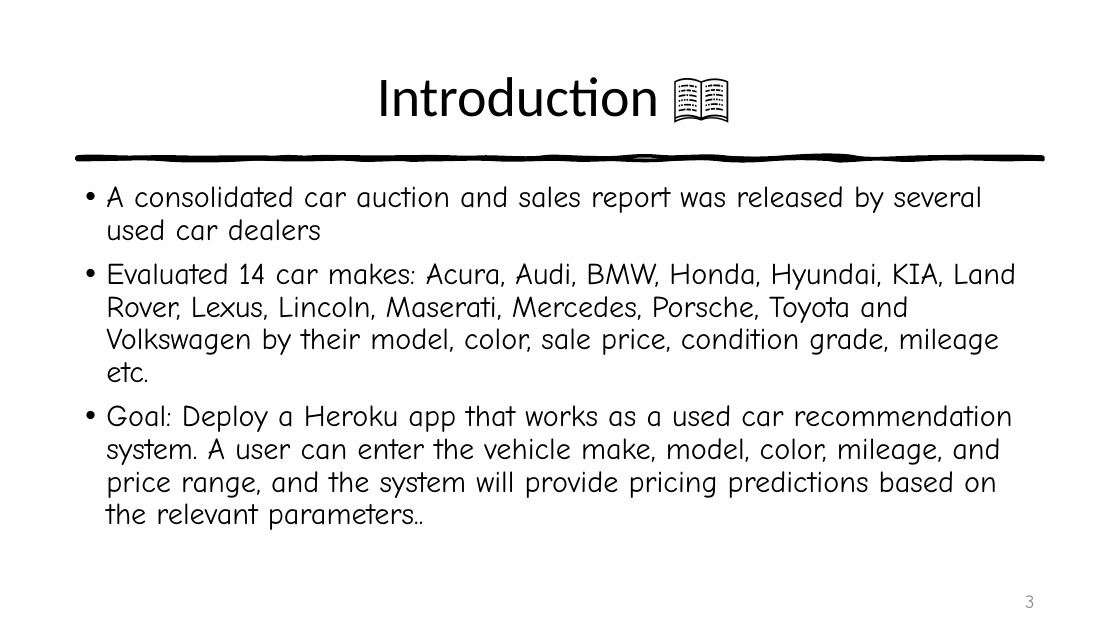
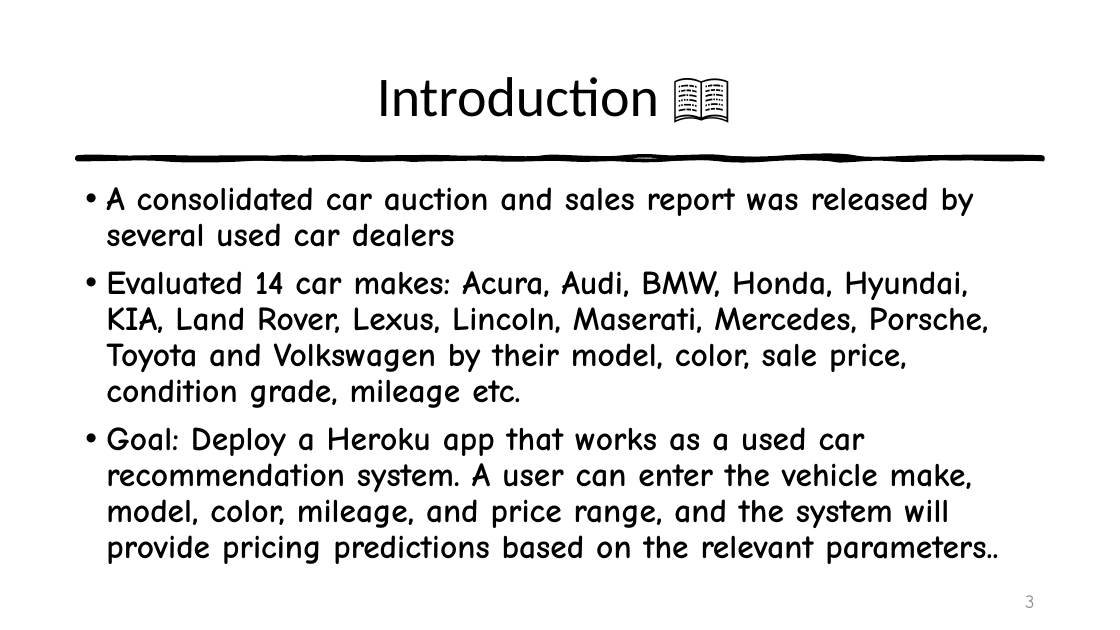
Before and after one commit to sudeshi1/WHUPL, a slide deck: slide 3 of WHUPL_PPT.pptx. Drawn at 1120x630 pixels with LibreOffice and Linux fonts; fonts in the diff are those of the drawing. Boxes give left, top, right and bottom in pixels: in the first picture for what was removed or moved away, otherwise in the second. Text is boxed around its words. In the diff, an @@ line names an element or a change of style, - is before the commit and + after.

```diff
--- a/WHUPL_PPT.pptx
+++ b/WHUPL_PPT.pptx
@@ text "A consolidated car auction and ..." at (x1=106, y1=187, x2=998, y2=564): size 25.9 to 28.7 pt, bold on; size 16.6 to 12.6 pt in "Source of Data: Kaggle" @@
```
Also in this commit, not shown: 2 other slides changed, 4 other files.
